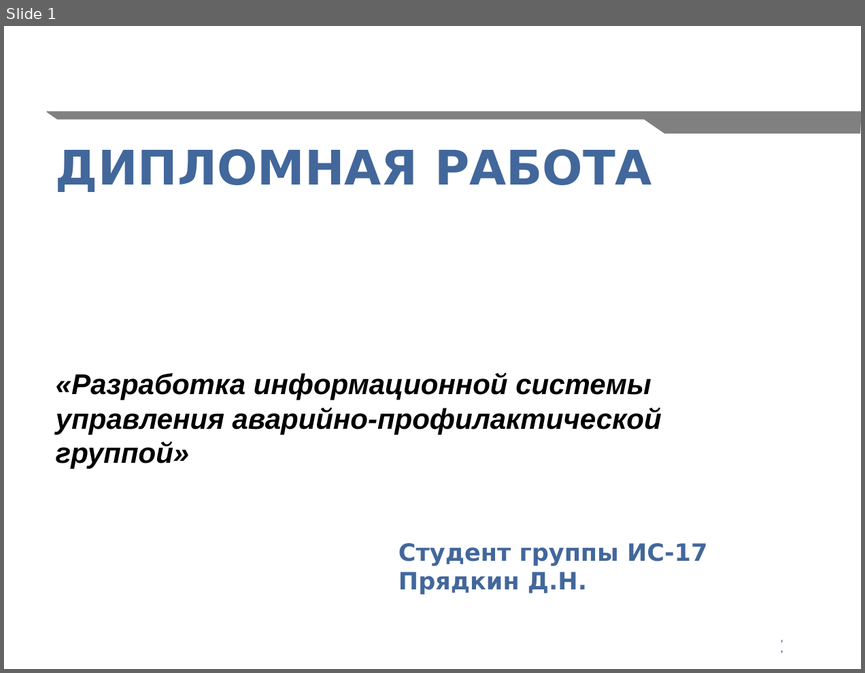
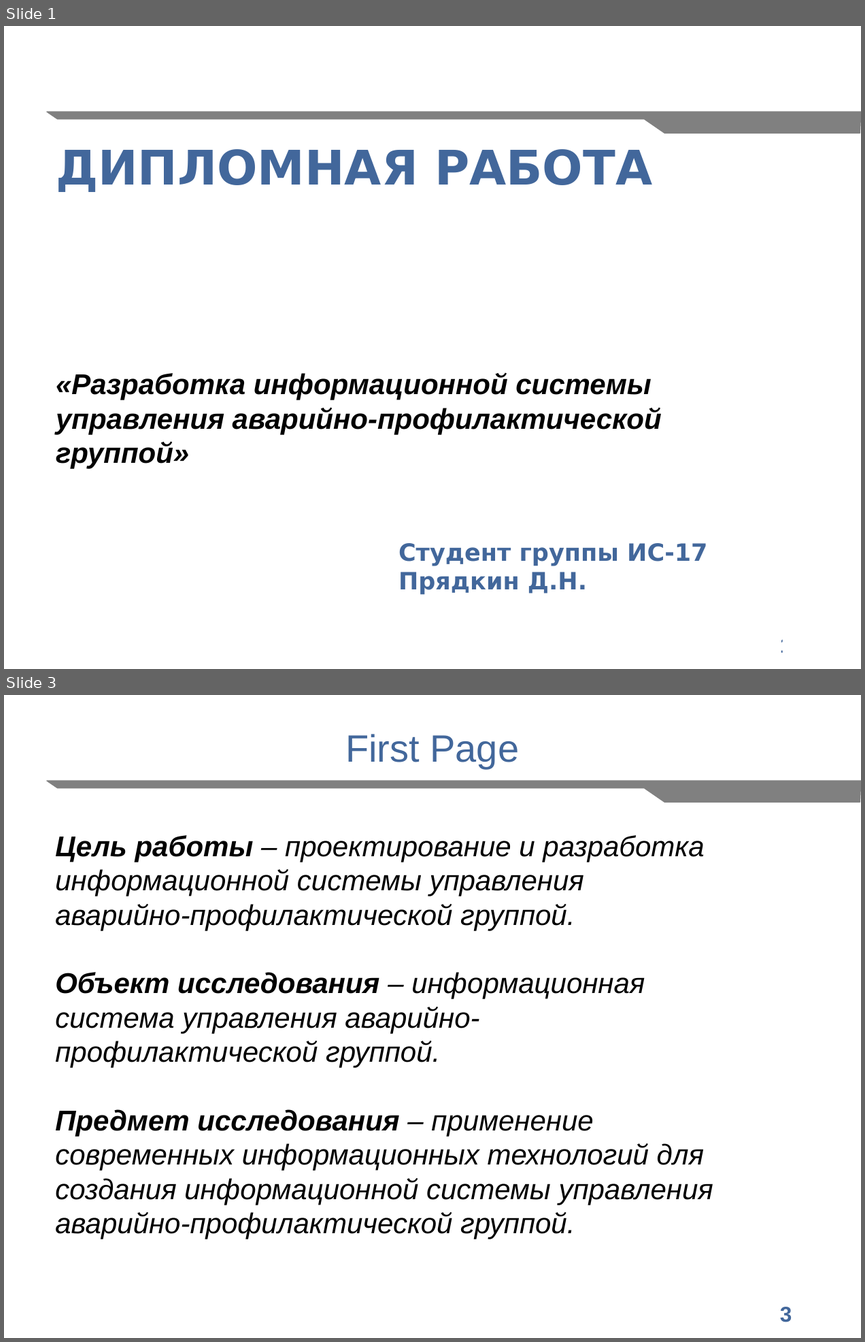
Before and after one commit to Dzmitry2020/workbook, a slide deck: docs/myPresentation.pptx. Shown one above the other, each under a label of ours: slide 1 before the commit, slides 1 and 3 after it; the slides between them are not shown. The pictures are 865x673 and 865x1342 pixels, drawn with LibreOffice and Linux fonts; fonts in the diff are those of the drawing; background and template pictures are left out. Boxes give left, top, right and bottom in pixels: in the first picture for what was removed or moved away, otherwise in the second. Text is boxed around its words. In the diff, an @@ line names an element or a change of style, - is before the commit and + after.

```diff
--- a/docs/myPresentation.pptx
+++ b/docs/myPresentation.pptx
@@ slide 3 added at (4, 695, 861, 1338), background #FFFFFF; not listed: 2 template elements that a slide beside it also shows @@
@@ text added at (345, 734, 519, 769), 32 pt, text #42679B @@
+First Page
@@ text added at (55, 835, 713, 1239), 24 pt, text #000000, italic @@
+Цель работы – проектирование и разработка информационной системы управления аварийно-профилактической группой.
+Объект исследования – информационная система управления аварийно-профилактической группой.
+Предмет исследования – применение современных информационных технологий для создания информационной системы управления аварийно-профилактической группой.
```
Also in this commit, not shown: 1 other slide added, 1 slide removed.
